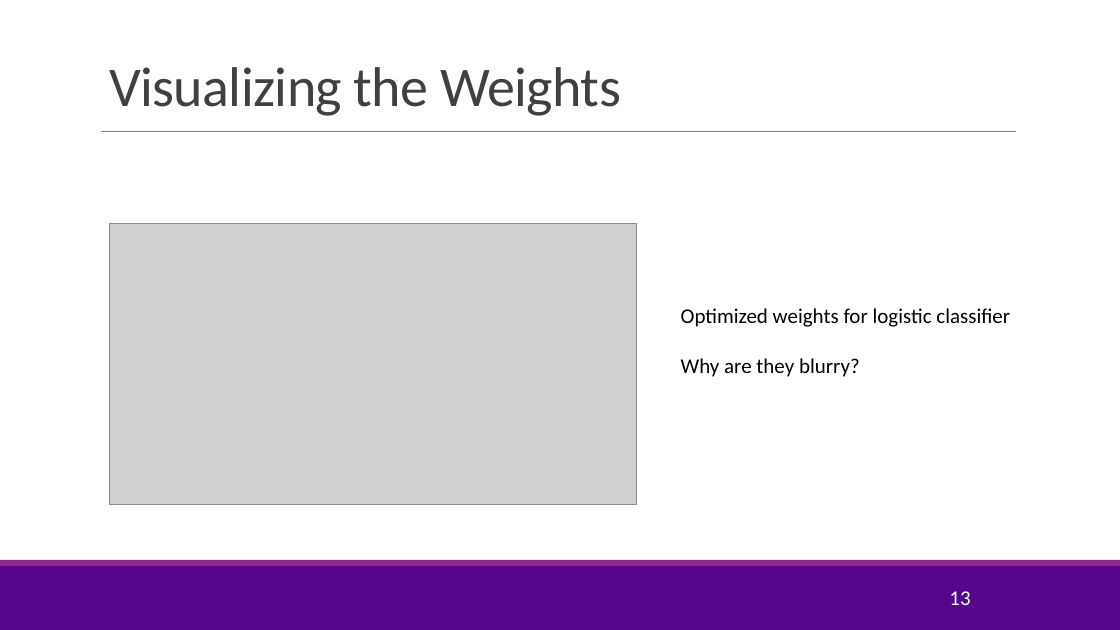
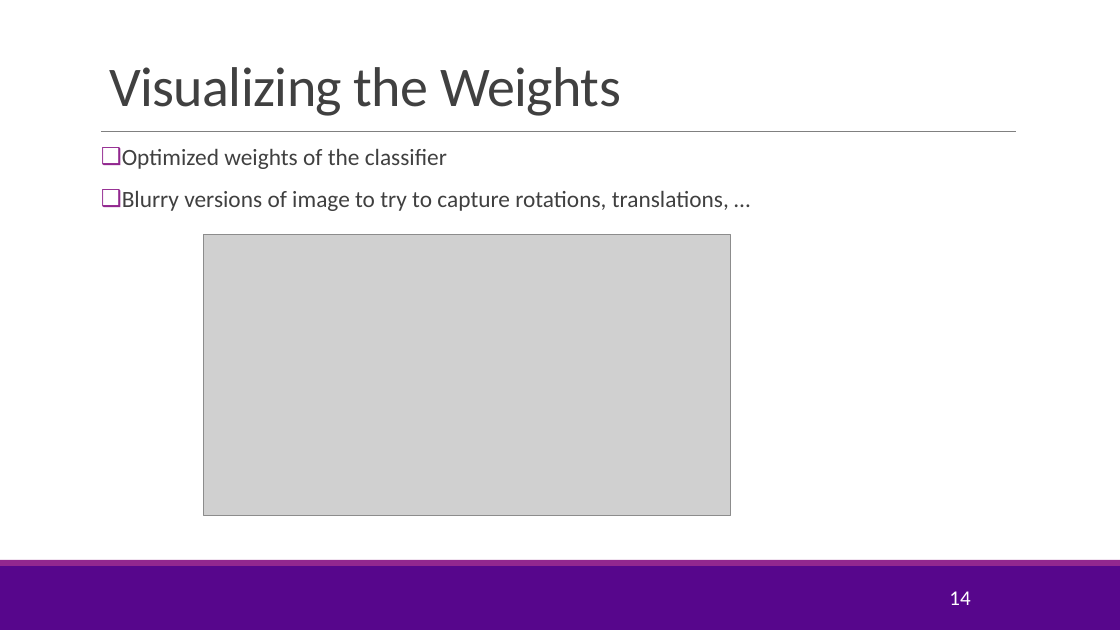
Before and after one commit to sdrangan/introml, a slide deck: slide 14 of lectures/Lect08_SVM.pptx (slide 13 before the commit). Drawn at 1120x630 pixels with LibreOffice and Linux fonts; fonts in the diff are those of the drawing; grey boxes stand for pictures; background and template pictures are left out. Boxes give left, top, right and bottom in pixels: in the first picture for what was removed or moved away, otherwise in the second. Text is boxed around its words. In the diff, an @@ line names an element or a change of style, - is before the commit and + after.

Commit message:
Added in-class exercises to SVM

```diff
--- a/lectures/Lect08_SVM.pptx
+++ b/lectures/Lect08_SVM.pptx
@@ text added at (122, 149, 729, 211), 20 pt, text #404040 @@
+❑ Optimized weights of the classifier
+❑ Blurry versions of image to try to capture rotations, translations, …
@@ picture: place and size @@
-picture at (110, 223, 638, 504)
+picture at (204, 234, 732, 515)
@@ text removed at (681, 308, 1010, 377) @@
-Optimized weights for logistic classifier
-Why are they blurry?
@@ page number at (949, 591, 970, 605): text changed @@
-13
+14
```
Also in this commit, not shown: 17 other slides changed, 6 slides added, 1 slide removed, 2 other files.
